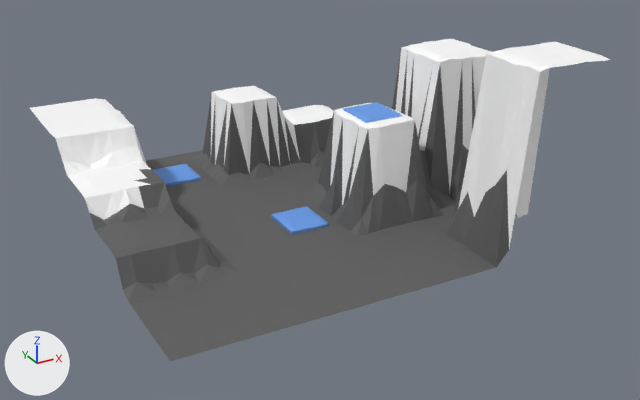
Before and after pictures for a commit that changed the FBX model Assets/Models/Level1.fbx.
Both versions are drawn from a 50 mm lens placed at (-14.6, -28.9, 14.6), pointed at (0.5, -1.6, 1.0). The lights are fixed; the arrows at lower left show +X, +Y and +Z. Where no turn or scale is listed for an object, it has been applied to the vertices.
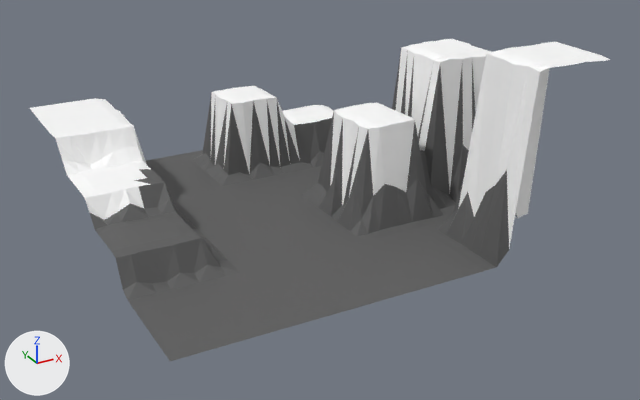
Commit message: Level 1 Model

Pixel boxes [x1, y1, x2, y2] of what changed, in the pictures (640 x 400 px):
'Plane.001', deleted (blue): before [271, 206, 328, 234]
'Plane.002', deleted (blue): before [343, 103, 402, 123]
'Plane.003', deleted (blue): before [153, 164, 201, 186]

Edits to the bpy script that builds the scene:
```text
Remove ob_plane_001:
    ob_plane_001 = bpy.data.objects.new('Plane.001', me_plane_001)
    ob_plane_001.location = (-0.3, -0.49, -0.21)
Remove ob_plane_003:
    ob_plane_003 = bpy.data.objects.new('Plane.003', me_plane_003)
    ob_plane_003.location = (-2.82, 6.22, -0.21)
Remove ob_plane_002:
    ob_plane_002 = bpy.data.objects.new('Plane.002', me_plane_002)
    ob_plane_002.location = (2.91, -0.49, 3.6)
```
